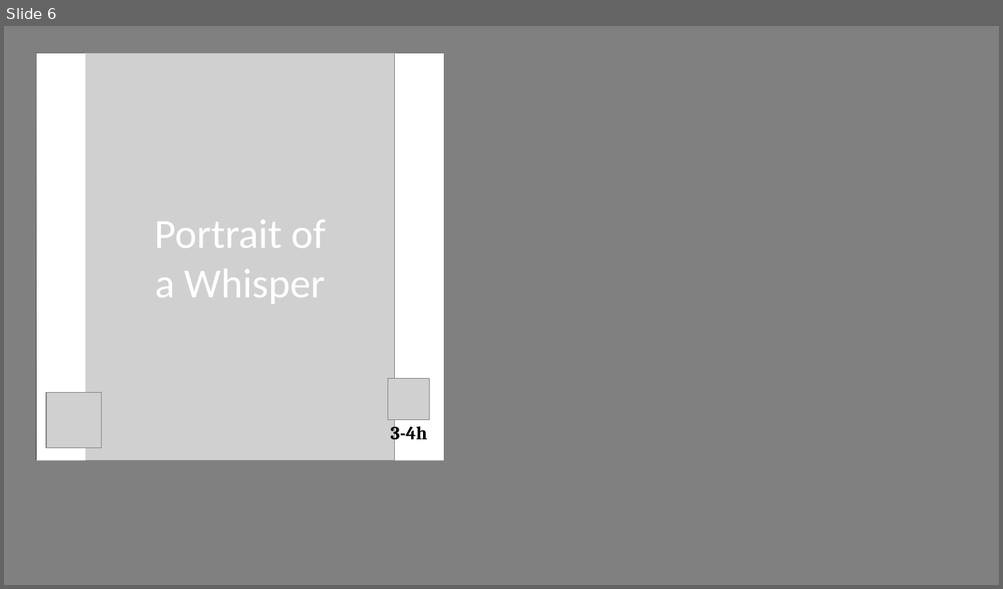
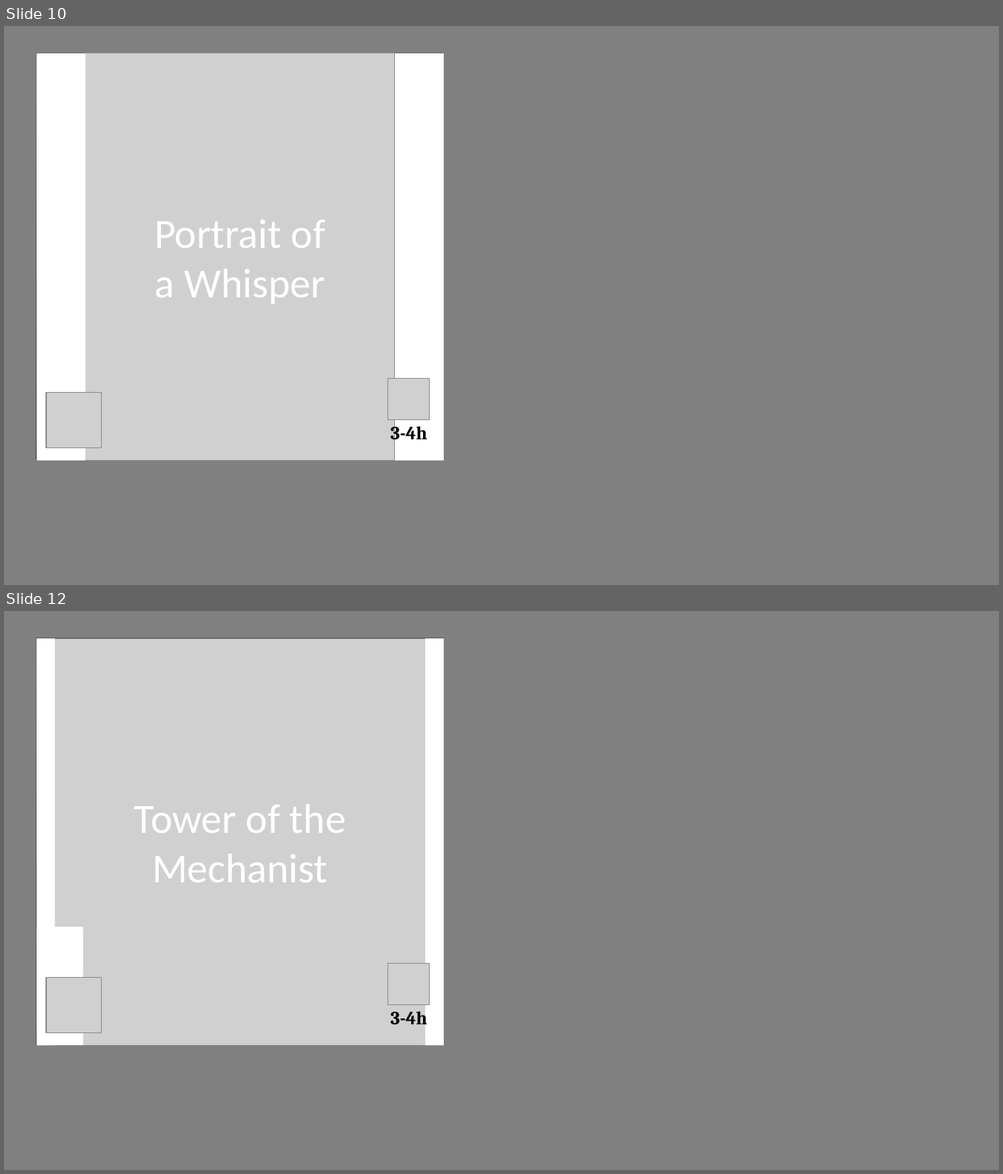
Before and after one commit to olinkirkland/scribbles, a slide deck: data/_work-in-progress/_share/cover-images.pptx. Shown one above the other, each under a label of ours: slide 6 before the commit, slides 10 and 12 after it; the slides between them are not shown. The pictures are 1003x589 and 1003x1174 pixels, drawn with LibreOffice and Linux fonts; fonts in the diff are those of the drawing; grey boxes stand for pictures. Boxes give left, top, right and bottom in pixels: in the first picture for what was removed or moved away, otherwise in the second. Text is boxed around its words. In the diff, an @@ line names an element or a change of style, - is before the commit and + after.

```diff
--- a/data/_work-in-progress/_share/cover-images.pptx
+++ b/data/_work-in-progress/_share/cover-images.pptx
@@ slide 12 added at (4, 611, 999, 1170), background #808080 @@
@@ picture added at (36, 638, 444, 1046) @@
@@ rectangle added at (36, 638, 444, 1046), fill gradient #000000 @@
@@ text added at (134, 804, 346, 883), 40 pt, text #FFFFFF @@
+Tower of the Mechanist
@@ group added at (36, 638, 444, 1046): 3 rectangles, 1 picture @@
@@ picture added at (388, 964, 430, 1005) @@
@@ picture added at (46, 978, 102, 1034) @@
@@ text added at (390, 1008, 427, 1029), 18 pt, text #000000, bold @@
+3-4h
@@ what was slide 6 is now slide 10 @@
```
Also in this commit, not shown: 16 other slides added, 30 other files.
